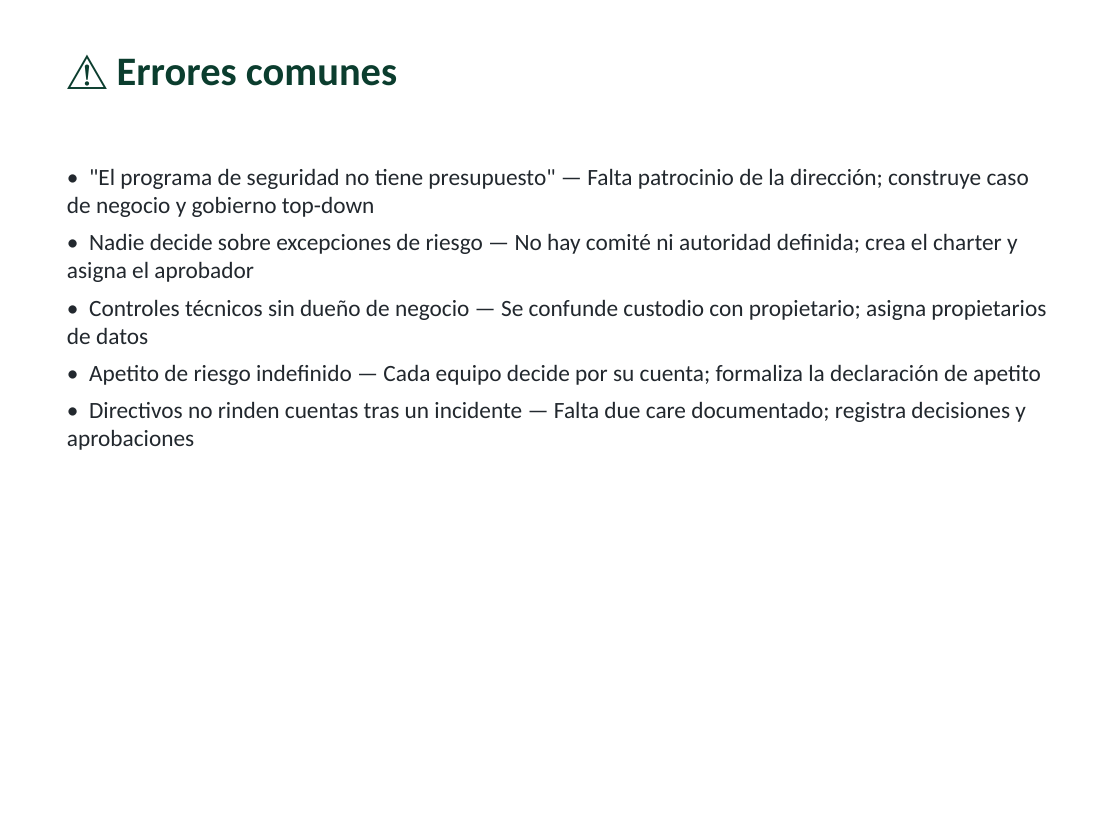
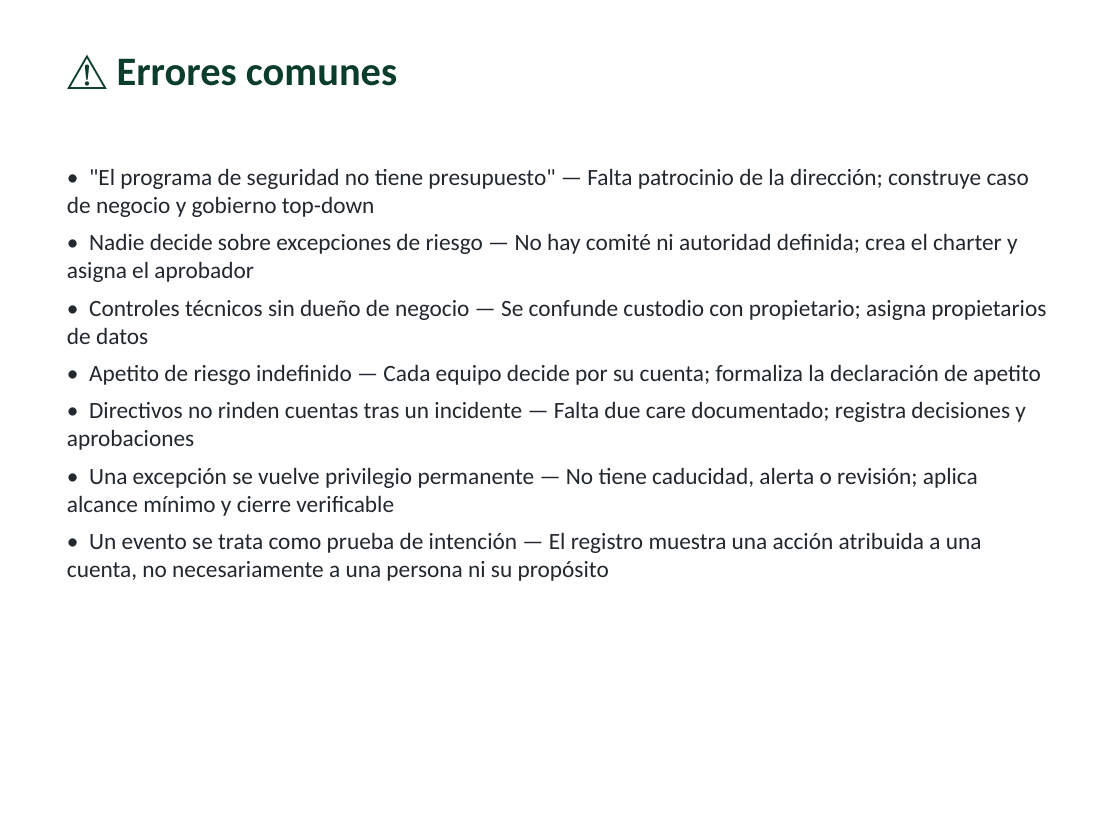
Before and after one commit to vladimiracunadev-create/modern-cybersecurity-program, a slide deck: slide 13 of classes/parte-14-grc-riesgo-y-cumplimiento/276-gobernanza-de-la-seguridad-de-la-informacion/clase-276-presentacion.pptx. Drawn at 1120x840 pixels with LibreOffice and Linux fonts; fonts in the diff are those of the drawing. Boxes give left, top, right and bottom in pixels: in the first picture for what was removed or moved away, otherwise in the second. Text is boxed around its words. In the diff, an @@ line names an element or a change of style, - is before the commit and + after.

```diff
--- a/classes/parte-14-grc-riesgo-y-cumplimiento/276-gobernanza-de-la-seguridad-de-la-informacion/clase-276-presentacion.pptx
+++ b/classes/parte-14-grc-riesgo-y-cumplimiento/276-gobernanza-de-la-seguridad-de-la-informacion/clase-276-presentacion.pptx
@@ text at (x1=67, y1=467, x2=982, y2=581): paragraphs added @@
+• Una excepción se vuelve privilegio permanente — No tiene caducidad, alerta o revisión; aplica alcance mínimo y cierre verificable
+• Un evento se trata como prueba de intención — El registro muestra una acción atribuida a una cuenta, no necesariamente a una persona ni su propósito
```
Also in this commit, not shown: 6 other slides changed, 2 slides added, 1 slide removed, 36 other files.
